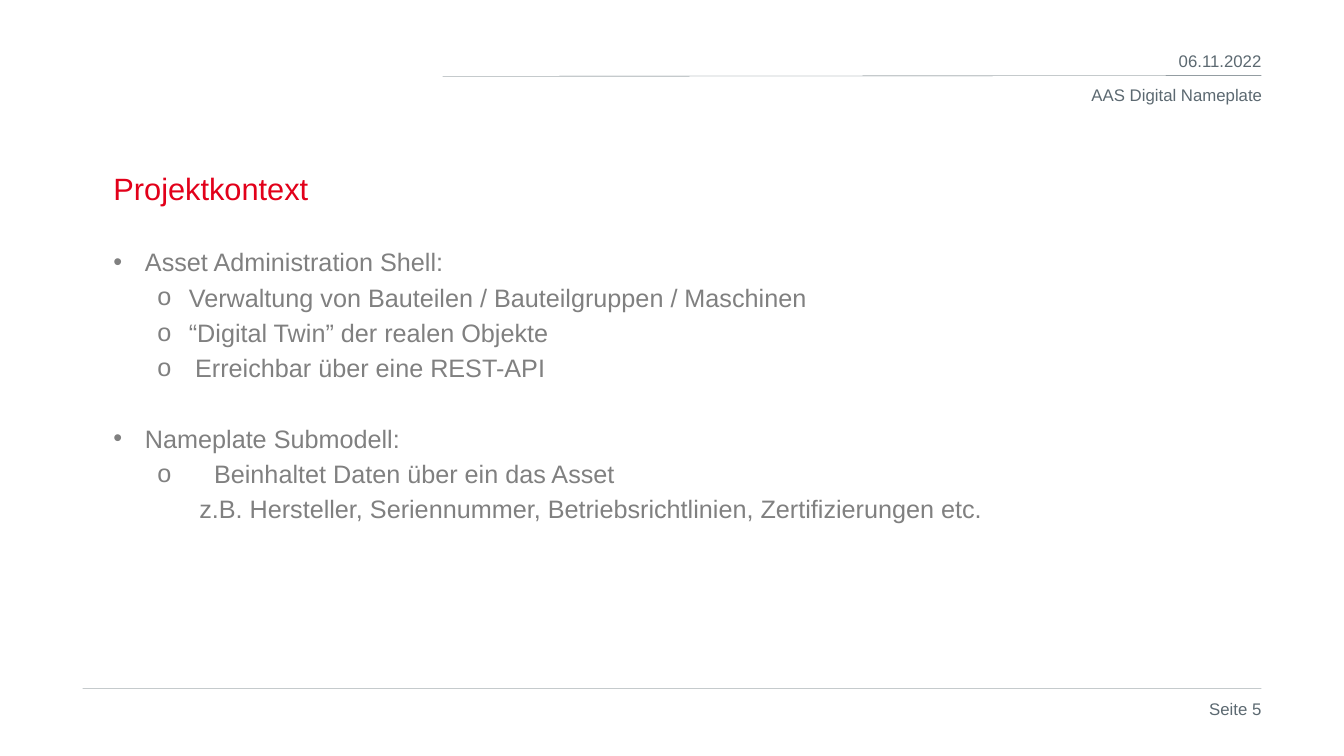
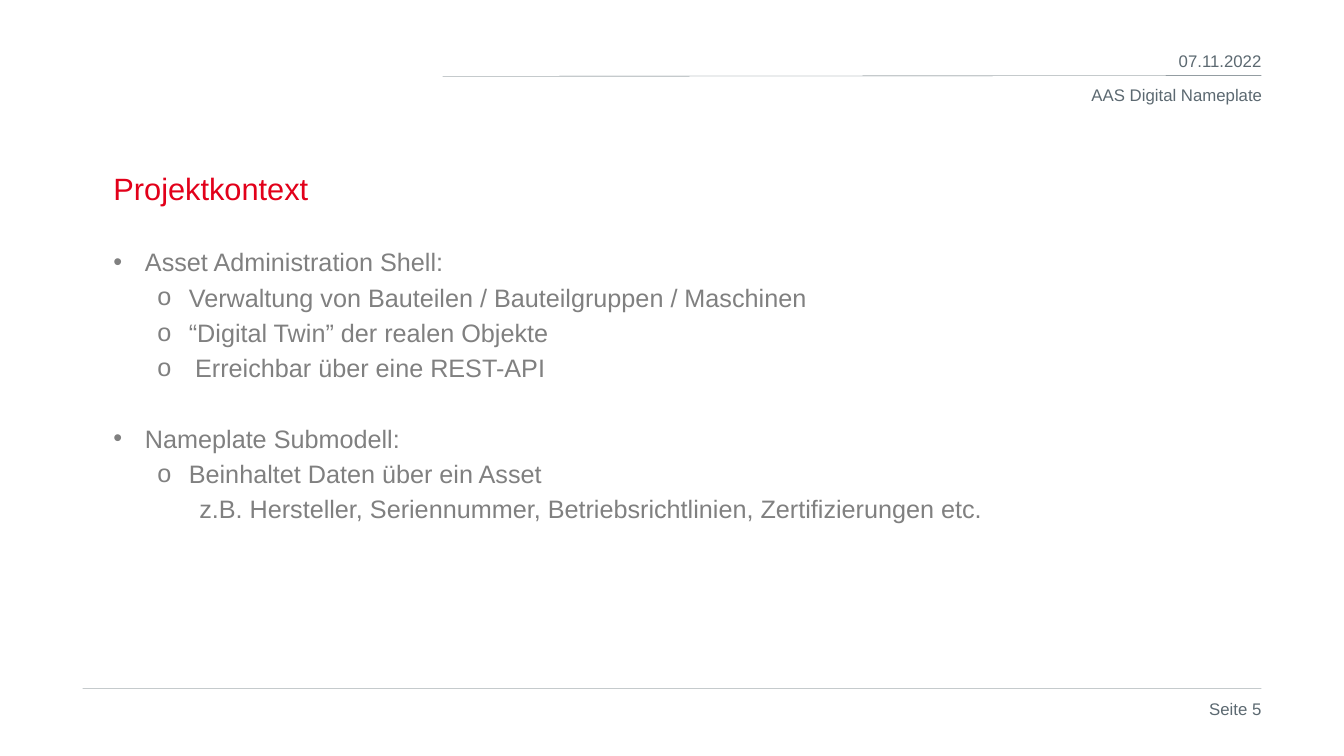
Before and after one commit to MidFidelity/TINF21C_Team2_AAS_digital_nameplate, a slide deck: slide 5 of PROJECT/PRESENTATION/TINF21C_PRESENTATION_Team_2_DigitalNameplate_1v2.pptx. Drawn at 1344x756 pixels with LibreOffice and Linux fonts; fonts in the diff are those of the drawing; background and template pictures are left out. Boxes give left, top, right and bottom in pixels: in the first picture for what was removed or moved away, otherwise in the second. Text is boxed around its words. In the diff, an @@ line names an element or a change of style, - is before the commit and + after.

```diff
--- a/PROJECT/PRESENTATION/TINF21C_PRESENTATION_Team_2_DigitalNameplate_1v2.pptx
+++ b/PROJECT/PRESENTATION/TINF21C_PRESENTATION_Team_2_DigitalNameplate_1v2.pptx
@@ text at (x1=1179, y1=55, x2=1262, y2=67): text changed @@
-06.11.2022
+07.11.2022
@@ text at (x1=189, y1=465, x2=542, y2=483): text changed @@
-  o Beinhaltet Daten über ein das Asset
+  o Beinhaltet Daten über ein Asset
```
Also in this commit, not shown: 30 other slides changed, 1 other file.
